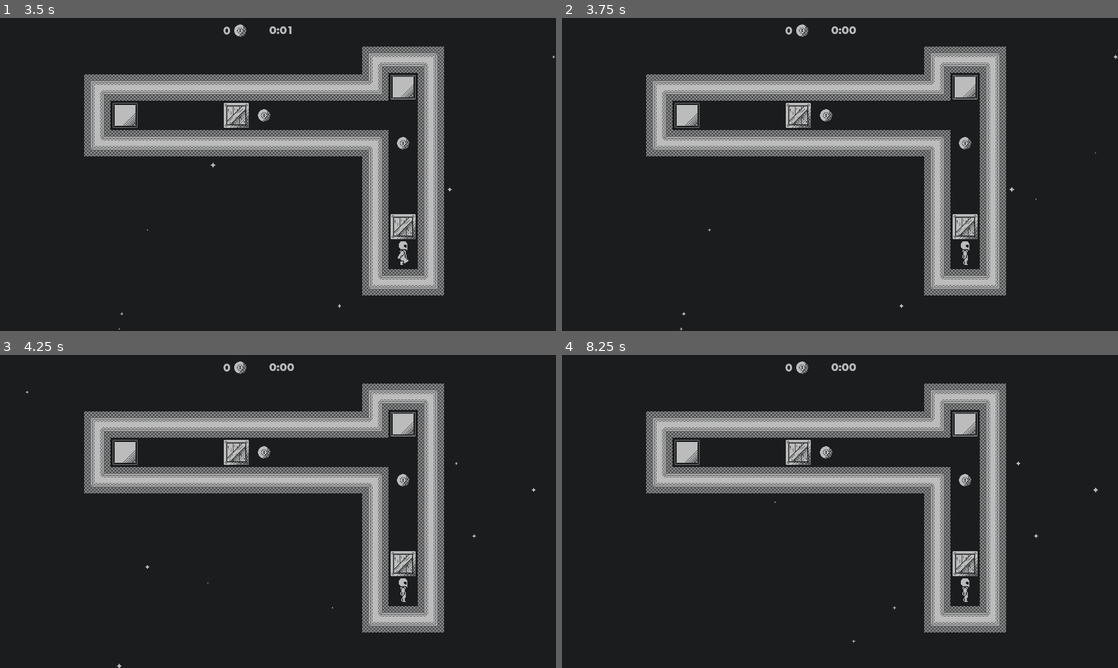
Above: before the commit, frames 1-4 (two rows, left to right).
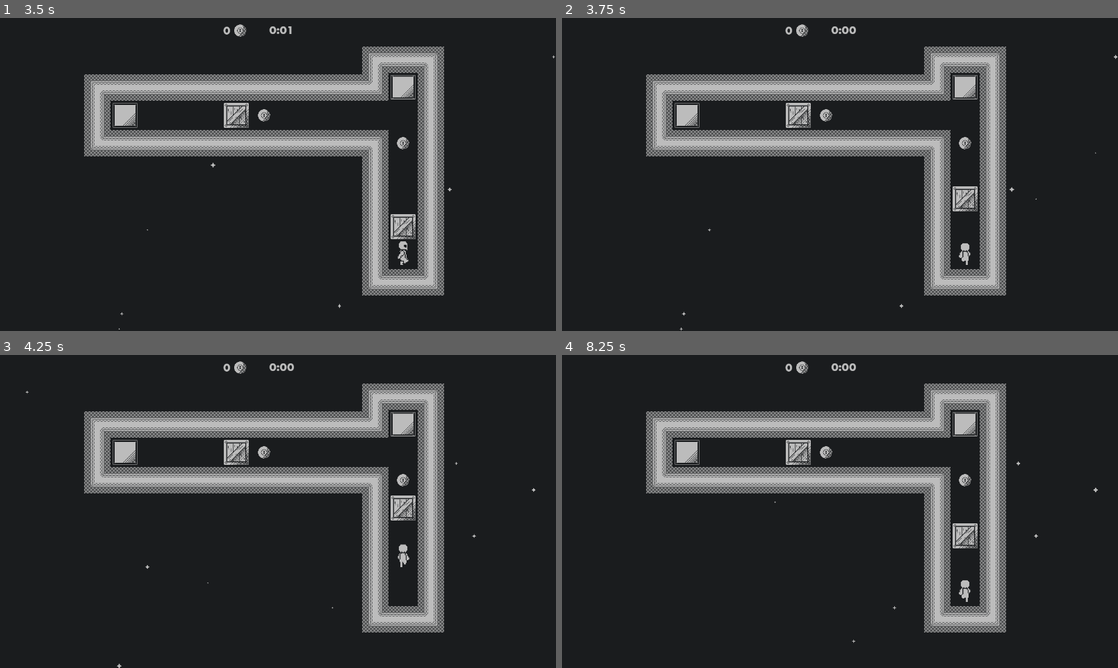
Above: after the commit, the same moments.

Repository: ParryTotato/1BitJam2025
Game: Godot game, scene res://Scenes/Main/main.tscn
Same seed, same stepped clock (60 frames per second), same inputs: the game is played once before the commit and once after it.
Inputs (mouse positions are in pixels of both pictures, inside the frame that each line leads up to):
- Up to frame 1 (3.5 s): click (278, 133) at 0.5 s; tap Enter at 1.25 s; hold D (right) 1.28-2.03 s; tap 1 (magnet) at 1.35, 2.3, 2.85 s; tap 2 (translocate) at 1.55, 2.1, 3.05 s; hold S (down) 2.03-2.78 s; hold D (right) from 2.78 s (still down)
- Up to frame 2 (3.75 s): release D (right) at 3.53 s; hold Up (ui_up) from 3.53 s (still down); tap 2 (translocate) at 3.6 s
- Up to frame 3 (4.25 s): keep holding Up (ui_up); tap 1 (magnet) at 3.8 s
- Up to frame 4 (8.25 s): release Up (ui_up) at 4.28 s; hold A (left) 4.28-5 s; tap 1 (magnet) at 4.35, 6.05, 6.6, 7.55, 8.1 s; tap 2 (translocate) at 4.55, 5.85, 6.8, 7.35 s; tap Z (reset) at 4.9 s; click (901, 636) at 5 s; hold A (left) 5.78-6.53 s; hold S (down) 6.53-7.28 s; hold D (right) 7.28-8.03 s; hold Up (ui_up) from 8.03 s (still down)

Frame 1 is identical in both runs. In frame 2, 0.7% of the frame differs, in the area x 70-75%, y 53-79%; in frame 3, 0.7%, in the area x 70-75%, y 44-79%; in frame 4, 0.7%.

Commit message:
translocator line and several bug fixes

Diff:
--- a/Assets/WooblyLine/WobblyLineDemo.tscn
+++ b/Assets/WobblyLine/WobblyLineDemo.tscn
@@ -1,6 +1,6 @@
 [gd_scene load_steps=6 format=3 uid="uid://dsec02wampcr1"]
 
-[ext_resource type="Shader" uid="uid://w60wp1hhxnix" path="res://Assets/WooblyLine/wobbly_waves.tres" id="1_mpp88"]
+[ext_resource type="Shader" uid="uid://w60wp1hhxnix" path="res://Assets/WobblyLine/wobbly_waves.tres" id="1_mpp88"]
 
 [sub_resource type="ShaderMaterial" id="ShaderMaterial_8uh7m"]
 shader = ExtResource("1_mpp88")
@@ -59,6 +59,7 @@
 [node name="Line2D" type="Line2D" parent="."]
 material = SubResource("ShaderMaterial_8uh7m")
 position = Vector2(-332, -108)
+scale = Vector2(1, 0.997668)
 points = PackedVector2Array(192, 64, 512, 64)
 width = 20.0
 default_color = Color(0.737255, 0.737255, 0.737255, 1)
--- a/Scenes/Box/Scripts/box.gd
+++ b/Scenes/Box/Scripts/box.gd
@@ -9,8 +9,6 @@
 func push(direction: Vector2, pusher: Node, kick_boots_active: bool) -> bool:
 	if being_pushed:
 		return false
-
-	$AudioStreamPlayer.play()
 
 	being_pushed = true
 	var push_distance = direction.normalized() * grid_size
@@ -60,6 +58,7 @@
 
 func _on_push_complete():
 	being_pushed = false
+	$BoxPushSound.play()
 	emit_signal("push_completed")
 
 func pull(direction: Vector2, puller: Node):
--- a/Scenes/Box/box.tscn
+++ b/Scenes/Box/box.tscn
@@ -17,6 +17,7 @@
 [node name="CollisionShape2D" type="CollisionShape2D" parent="."]
 shape = SubResource("RectangleShape2D_h1bgf")
 
-[node name="AudioStreamPlayer" type="AudioStreamPlayer" parent="."]
+[node name="BoxPushSound" type="AudioStreamPlayer" parent="."]
 stream = ExtResource("3_cmmx2")
 volume_db = -10.0
+bus = &"SFX"
--- a/Scenes/Main/Scripts/main.gd
+++ b/Scenes/Main/Scripts/main.gd
@@ -17,6 +17,7 @@
 	Messenger.game_continued.connect(_on_game_continued)
 	Messenger.level_completed.connect(_on_level_completed)
 	Messenger.coin_collected.connect(_on_coin_collected)
+	Messenger.level_reset.connect(_on_level_reset)
 
 func show_main_menu():
 	timer_label.visible = false
@@ -82,3 +83,6 @@
 
 func _on_coin_collected():
 	$CoinCollectSound.play()
+
+func _on_level_reset():
+	timer.start()
--- a/Scenes/Player/Scripts/player.gd
+++ b/Scenes/Player/Scripts/player.gd
@@ -1,6 +1,7 @@
 extends CharacterBody2D
 
 @export var move_speed:= 0.2
+@onready var tether_line = $Line2D
 
 #Flags
 var grid_size := 64
@@ -30,6 +31,9 @@
 
 	Messenger.upgrades_verified.connect(_on_upgrades_verified)
 
+func _process(_delta):
+	if translocator:
+		update_translocator_tether()
 
 func _physics_process(_delta):
 	if is_moving or is_pushing:
@@ -125,25 +129,36 @@
 	)
 	var result = space_state.intersect_ray(query)
 
-	print(result)
-
 	if result and result.collider.has_method("pull"):
 		result.collider.pull(pull_direction, self)
 
-func reset_translocator():
-	if translocator != null:
-		translocator.disappear()
-		translocator = null
 
 func handle_translocator():
 	if translocator == null:
 		translocator = TRANSLOCATOR_SCENE.instantiate()
 		translocator.position = position
 		get_parent().add_child(translocator)
+		tether_line.clear_points()
+		tether_line.add_point(Vector2.ZERO)
+		tether_line.add_point(to_local(translocator.position))
+		tether_line.visible = true
 	else:
 		position = translocator.position
 		target_position = position
 		reset_translocator()
+
+
+func reset_translocator():
+	tether_line.clear_points()
+	tether_line.visible = false
+	if translocator != null:
+		translocator.disappear()
+		translocator = null
+
+
+func update_translocator_tether():
+	tether_line.set_point_position(0, Vector2.ZERO)
+	tether_line.set_point_position(1, to_local(translocator.position))
 
 func _on_kick_upgraded():
 	has_kick_boots = true
--- a/Scenes/Player/player.tscn
+++ b/Scenes/Player/player.tscn
@@ -327,3 +327,10 @@
 [node name="CollisionShape2D" type="CollisionShape2D" parent="."]
 position = Vector2(0, -1)
 shape = SubResource("RectangleShape2D_e08e2")
+
+[node name="Line2D" type="Line2D" parent="."]
+points = PackedVector2Array(192, 64, 512, 64)
+default_color = Color(0.737255, 0.737255, 0.737255, 1)
+texture_mode = 1
+sharp_limit = 0.0
+round_precision = 1
--- a/project.godot
+++ b/project.godot
@@ -57,31 +57,37 @@
 translocate={
 "deadzone": 0.2,
 "events": [Object(InputEventKey,"resource_local_to_scene":false,"resource_name":"","device":-1,"window_id":0,"alt_press …(191 unchanged characters)…
+, Object(InputEventKey,"resource_local_to_scene":false,"resource_name":"","device":-1,"window_id":0,"alt_pressed":false,"shift_pressed":false,"ctrl_pressed":false,"meta_pressed":false,"pressed":false,"keycode":0,"physical_keycode":84,"key_label":0,"unicode":116,"location":0,"echo":false,"script":null)
 ]
 }
 magnet={
 "deadzone": 0.2,
 "events": [Object(InputEventKey,"resource_local_to_scene":false,"resource_name":"","device":-1,"window_id":0,"alt_press …(191 unchanged characters)…
+, Object(InputEventKey,"resource_local_to_scene":false,"resource_name":"","device":-1,"window_id":0,"alt_pressed":false,"shift_pressed":false,"ctrl_pressed":false,"meta_pressed":false,"pressed":false,"keycode":0,"physical_keycode":77,"key_label":0,"unicode":109,"location":0,"echo":false,"script":null)
 ]
 }
 up={
 "deadzone": 0.2,
 "events": [Object(InputEventKey,"resource_local_to_scene":false,"resource_name":"","device":-1,"window_id":0,"alt_press …(192 unchanged characters)…
+, Object(InputEventKey,"resource_local_to_scene":false,"resource_name":"","device":-1,"window_id":0,"alt_pressed":false,"shift_pressed":false,"ctrl_pressed":false,"meta_pressed":false,"pressed":false,"keycode":0,"physical_keycode":4194320,"key_label":0,"unicode":0,"location":0,"echo":false,"script":null)
 ]
 }
 down={
 "deadzone": 0.2,
 "events": [Object(InputEventKey,"resource_local_to_scene":false,"resource_name":"","device":-1,"window_id":0,"alt_press …(192 unchanged characters)…
+, Object(InputEventKey,"resource_local_to_scene":false,"resource_name":"","device":-1,"window_id":0,"alt_pressed":false,"shift_pressed":false,"ctrl_pressed":false,"meta_pressed":false,"pressed":false,"keycode":0,"physical_keycode":4194322,"key_label":0,"unicode":0,"location":0,"echo":false,"script":null)
 ]
 }
 left={
 "deadzone": 0.2,
 "events": [Object(InputEventKey,"resource_local_to_scene":false,"resource_name":"","device":-1,"window_id":0,"alt_press …(191 unchanged characters)…
+, Object(InputEventKey,"resource_local_to_scene":false,"resource_name":"","device":-1,"window_id":0,"alt_pressed":false,"shift_pressed":false,"ctrl_pressed":false,"meta_pressed":false,"pressed":false,"keycode":0,"physical_keycode":4194319,"key_label":0,"unicode":0,"location":0,"echo":false,"script":null)
 ]
 }
 right={
 "deadzone": 0.2,
 "events": [Object(InputEventKey,"resource_local_to_scene":false,"resource_name":"","device":-1,"window_id":0,"alt_press …(192 unchanged characters)…
+, Object(InputEventKey,"resource_local_to_scene":false,"resource_name":"","device":-1,"window_id":0,"alt_pressed":false,"shift_pressed":false,"ctrl_pressed":false,"meta_pressed":false,"pressed":false,"keycode":0,"physical_keycode":4194321,"key_label":0,"unicode":0,"location":0,"echo":false,"script":null)
 ]
 }
 
Renamed: Assets/WooblyLine/wobbly_waves.tres -> Assets/WobblyLine/wobbly_waves.tres
